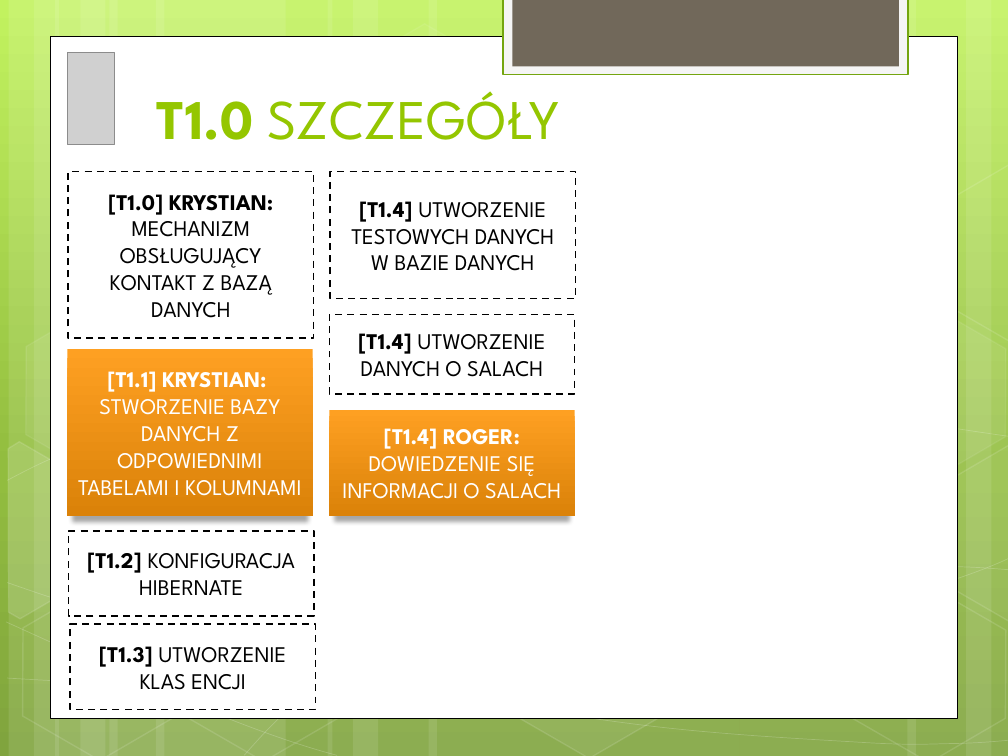
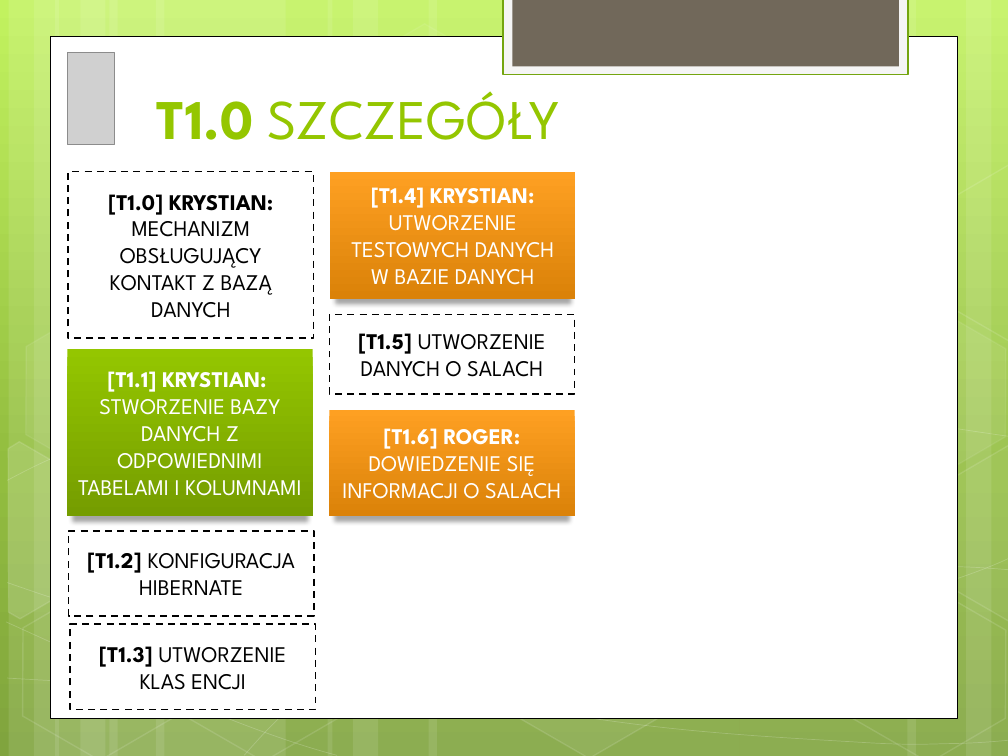
Before and after one commit to Blondas/planner2, a slide deck: slide 4 of dokumentacja/KPI.pptx (slide 3 before the commit). Drawn at 1008x756 pixels with LibreOffice and Linux fonts; fonts in the diff are those of the drawing; grey boxes stand for pictures. Boxes give left, top, right and bottom in pixels: in the first picture for what was removed or moved away, otherwise in the second. Text is boxed around its words. In the diff, an @@ line names an element or a change of style, - is before the commit and + after.

```diff
--- a/dokumentacja/KPI.pptx
+++ b/dokumentacja/KPI.pptx
@@ rectangle "[T1.4] KRYSTIAN: UTWORZENIE TESTOWYCH DANYCH ..." at (331, 171, 576, 298): fill #FFFFFF to gradient #FEA022 to #DB820A; outline #000000 1.25 pt dashed to none; shadow on @@
@@ text in rectangle at (351, 187, 555, 285): text changed; text colour #000000 to #FFFFFF @@
-[T1.4] UTWORZENIE TESTOWYCH DANYCH W BAZIE DANYCH
+[T1.4] KRYSTIAN: UTWORZENIE TESTOWYCH DANYCH W BAZIE DANYCH
@@ rectangle "[T1.1] KRYSTIAN: STWORZENIE BAZY DANYCH ..." at (68, 349, 312, 515): fill gradient #FEA022 to #DB820A to gradient #94C600 to #769D00 @@
@@ text in rectangle at (358, 333, 546, 377): text changed @@
-[T1.4] UTWORZENIE DANYCH O SALACH
+[T1.5] UTWORZENIE DANYCH O SALACH
@@ text in rectangle at (342, 428, 561, 499): text changed @@
-[T1.4] ROGER: DOWIEDZENIE SIĘ INFORMACJI O SALACH
+[T1.6] ROGER: DOWIEDZENIE SIĘ INFORMACJI O SALACH
```
Also in this commit, not shown: 2 other slides changed, 1 slide added, 1 other file.
